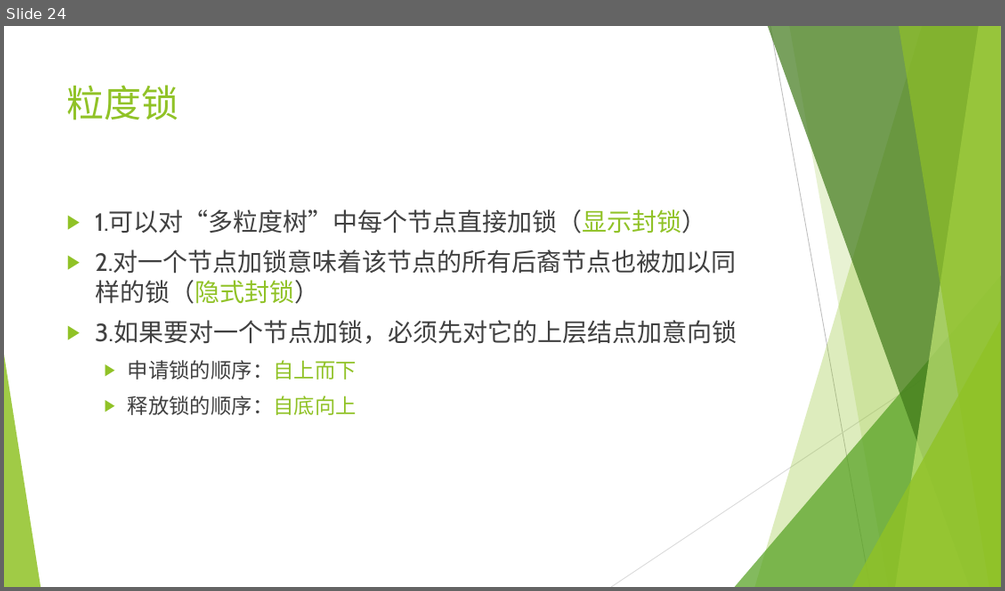
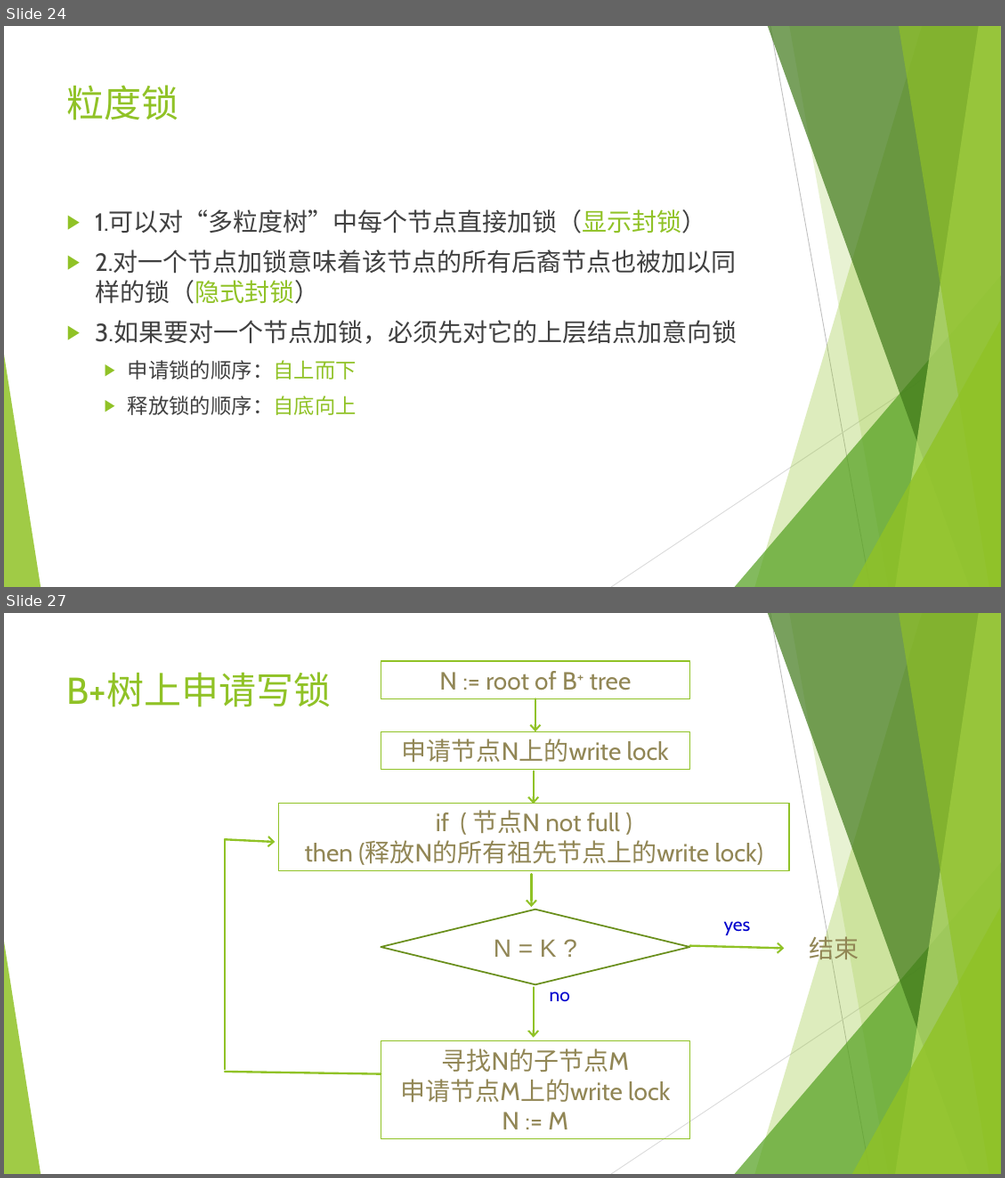
Before and after one commit to jkfhklh/database, a slide deck: 数据库 DZ1533016 刘子凡.pptx. Shown one above the other, each under a label of ours: slide 24 before the commit, slides 24 and 27 after it; the slides between them are not shown. The pictures are 1005x591 and 1005x1178 pixels, drawn with LibreOffice and Linux fonts; fonts in the diff are those of the drawing. Boxes give left, top, right and bottom in pixels: in the first picture for what was removed or moved away, otherwise in the second. Text is boxed around its words. In the diff, an @@ line names an element or a change of style, - is before the commit and + after.

```diff
--- a/数据库 DZ1533016 刘子凡.pptx
+++ b/数据库 DZ1533016 刘子凡.pptx
@@ slide 27 added at (4, 613, 1001, 1174), background #FFFFFF; not listed: 10 template elements that a slide beside it also shows @@
@@ rectangle added at (380, 661, 689, 698), outline #90C226 1 pt, 24 pt, text #918655 @@
+N := root of B+ tree
@@ title added at (67, 673, 332, 707), 36 pt, text #90C226 @@
+B+树上申请写锁
@@ arrow added from (535, 699) to (535, 732), #90C226 2 pt @@
@@ rectangle added at (380, 732, 689, 770), outline #90C226 1 pt, 24 pt, text #918655 @@
+申请节点N上的write lock
@@ arrow added from (534, 771) to (534, 803), #90C226 2 pt @@
@@ rectangle added at (278, 803, 789, 871), outline #90C226 1 pt, 24 pt, text #918655 @@
+if ( 节点N not full )
+then (释放N的所有祖先节点上的write lock)
@@ arrow added from (225, 840) to (275, 842), #90C226 2 pt @@
@@ line added from (225, 840) to (225, 1070), #90C226 2 pt @@
@@ arrow added from (531, 874) to (531, 907), #90C226 2 pt @@
@@ diamond added at (380, 909, 689, 985), outline #6B901C 1.5 pt, 24 pt, text #918655 @@
+N = K ?
@@ text added at (724, 921, 751, 935), 18 pt, text #0000CC @@
+yes
@@ text added at (809, 933, 859, 965), 24 pt, text #918655 @@
+结束
@@ arrow added from (689, 946) to (784, 948), #90C226 2 pt @@
@@ arrow added from (534, 987) to (534, 1037), #90C226 2 pt @@
@@ text added at (550, 991, 570, 1001), 18 pt, text #0000CC @@
+no
@@ rectangle added at (380, 1041, 689, 1139), outline #90C226 1 pt, 24 pt, text #918655 @@
+寻找N的子节点M
+申请节点M上的write lock
+N := M
@@ line added from (225, 1071) to (380, 1074), #90C226 2 pt @@
```
Also in this commit, not shown: 1 slide changed, 15 other slides added, 1 other file.
